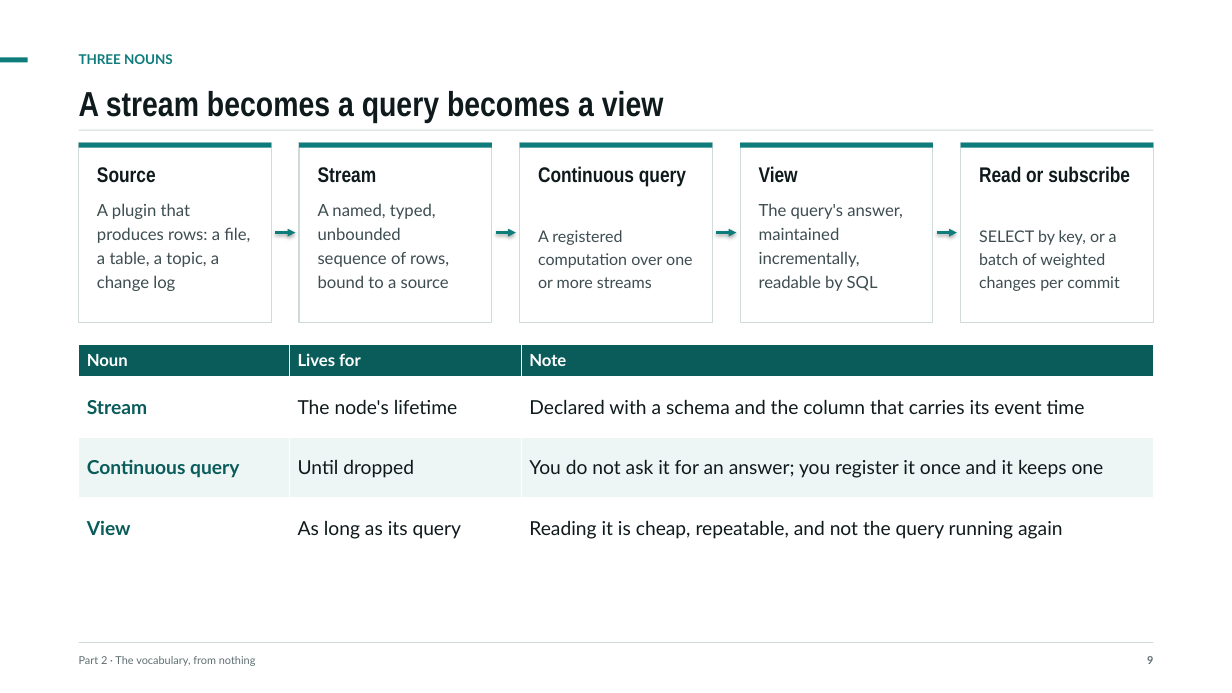
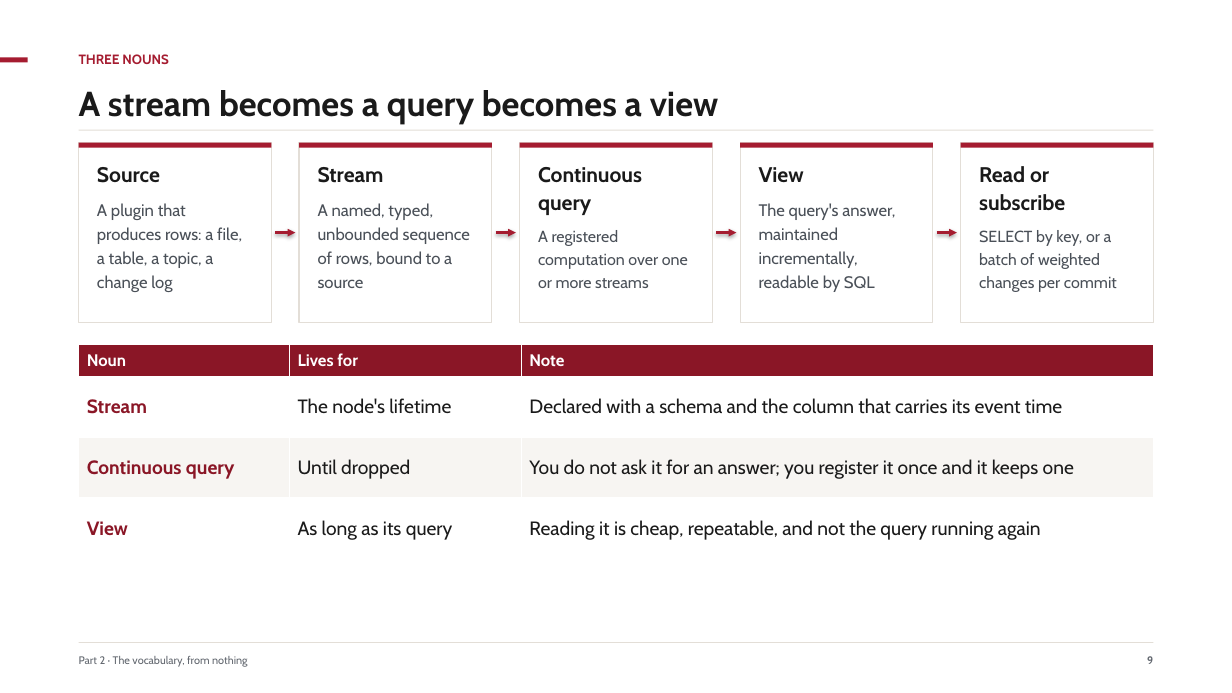
Before and after one commit to ajsinha/pravaha, a slide deck: slide 9 of docs/Pravaha-Continuous-SQL-Engine-Design-and-Evidence.pptx. Drawn at 1232x693 pixels with LibreOffice and Linux fonts; fonts in the diff are those of the drawing. Boxes give left, top, right and bottom in pixels: in the first picture for what was removed or moved away, otherwise in the second. Text is boxed around its words. In the diff, an @@ line names an element or a change of style, - is before the commit and + after.

Commit message:
Crimson is the brand: the deck, the brand guide and the mark follow the console
The owner's choice (2026-09-28). The deck is rebuilt in the console's crimson and Source
faces (audit clean, 75 slides); brand/README.md and logo, mark and favicon SVGs move from
verdigris to crimson. ARCHITECTURE no longer calls lane sharing off by default.

```diff
--- a/docs/Pravaha-Continuous-SQL-Engine-Design-and-Evidence.pptx
+++ b/docs/Pravaha-Continuous-SQL-Engine-Design-and-Evidence.pptx
@@ text "THREE NOUNS" at [79, 54, 169, 64]: font Lato to Cabin, text colour #0E7C7B to #A51C30 @@
@@ fill #0E7C7B to #A51C30 in 6 elements at [0, 57, 28, 63], [79, 142, 272, 148], [299, 142, 493, 148], [519, 142, 713, 148], [740, 142, 933, 148], [961, 142, 1154, 148] @@
@@ outline #CFDADA 0.9 pt to #E3DED7 0.9 pt in 5 elements at [79, 142, 272, 323], [299, 142, 493, 323], [519, 142, 713, 323], [740, 142, 933, 323], [961, 142, 1154, 323] @@
@@ font Arial Narrow to Cabin, text colour #0F1A1C to #1A1A1A in 6 elements at [79, 90, 719, 124], [97, 167, 160, 183], [318, 167, 384, 183], [538, 167, 642, 215], [759, 167, 804, 182], [979, 166, 1065, 211] @@
@@ arrow (275, 233) - (296, 233): stroke #0E7C7B 2 pt to #A51C30 2 pt @@
@@ arrow (495, 233) - (516, 233): stroke #0E7C7B 2 pt to #A51C30 2 pt @@
@@ arrow (716, 233) - (737, 233): stroke #0E7C7B 2 pt to #A51C30 2 pt @@
@@ arrow (937, 233) - (958, 233): stroke #0E7C7B 2 pt to #A51C30 2 pt @@
@@ font Lato to Cabin, text colour #3E4D50 to #4A5058 in 5 elements at [97, 203, 242, 292], [318, 203, 470, 288], [538, 230, 688, 288], [759, 203, 895, 292], [979, 230, 1117, 292] @@
@@ table at [79, 344, 1153, 558] @@
@@ fill #0A5C5B to #8A1626 in row 1 @@
@@ fill #EEF6F5 to #F7F5F2 in row 3 @@
@@ font Lato to Cabin @@
@@ text colour #0A5C5B to #8A1626 in "Stream", "Continuous query", "View" @@
@@ text colour #0F1A1C to #1A1A1A in "The node's lifetime", "Declared with a schema and the column ...", "Until dropped", "You do not ask it for an ..." and 2 more places @@
@@ text "Part 2 · The vocabulary, ..." at [79, 656, 247, 666]: font Lato to Cabin, text colour #5F6E71 to #61666E @@
@@ rectangle at [79, 642, 1153, 643]: fill #CFDADA to #E3DED7 @@
```
Also in this commit, not shown: 74 other slides changed, 10 other files.
